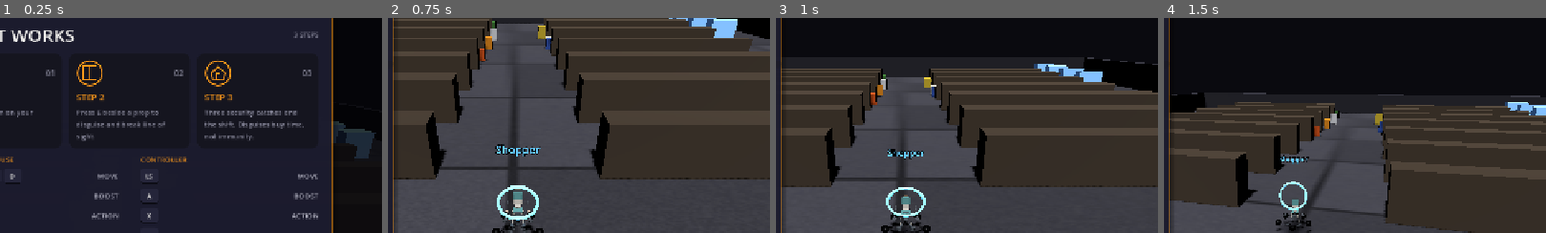
Above: before the commit, frames 1-4 (left to right).
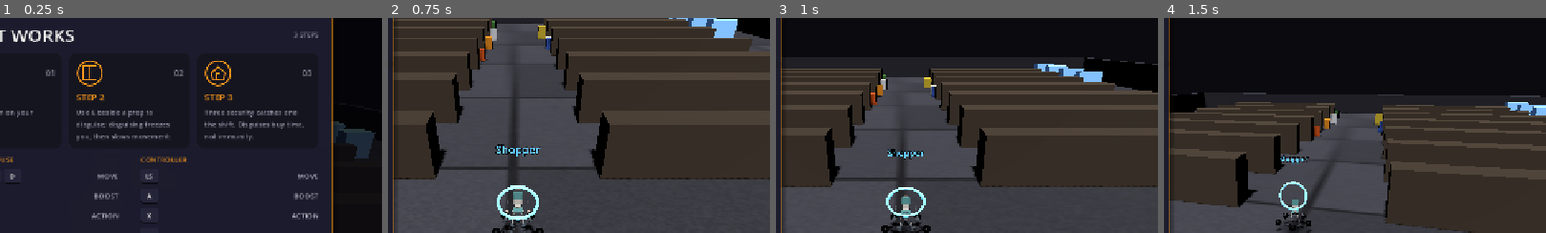
Above: after the commit, the same moments.

Repository: jiracipika/friday-evacuation
Game: Godot game, scene res://scenes/ShopSeek.tscn
The game is run twice, just before and just after one commit, with the same random seed, the same clock (stepped at 60 frames per second) and the same inputs. This scene is started directly instead of the project's main scene.
Inputs (mouse positions are % of the whole screen's width and height, from its top left):
- Up to frame 1 (0.25 s): no input
- Up to frame 2 (0.75 s): click "CLOCK OUT — GO" at 0.5 s
- Up to frame 3 (1 s): no input
- Up to frame 4 (1.5 s): tap Enter (ui_accept) at 1.25 s; move the mouse to (55, 50) at 1.27 s; hold W (move_forward) from 1.28 s (still down); hold E (action) from 1.28 s (still down); click (55, 50) at 1.42 s
The pictures show only the part of the screen within x 33-83%, y 11-61%; the shares and areas given below are measured in that part.

The runs differ from the first frame. In frame 1, 0.8% of the frame differs, in the area x 20-45%, y 42-58%; in frame 2, nothing differs; in frame 3, nothing differs; in frame 4, nothing differs.

Commit message:
Clarify Shop & Seek disguise controls

Diff:
--- a/scripts/ShopSeek.gd
+++ b/scripts/ShopSeek.gd
@@ -101,7 +101,7 @@
 	# Blocking pre-game briefing (tree paused until agreement).
 	load("res://scripts/PreMatchModal.gd").mount(self, "SHOP & SEEK", [
 		"Grab every item on your shopping list.",
-		"Press E beside a prop to disguise and break line of sight.",
+		"Use E beside a prop to disguise; disguising freezes you, then slows movement.",
 		"Three security catches end the shift. Disguises buy time, not immunity.",
 	])
 	_caption("GRAB %d ITEMS — GUARD ON PATROL" % list_target)
